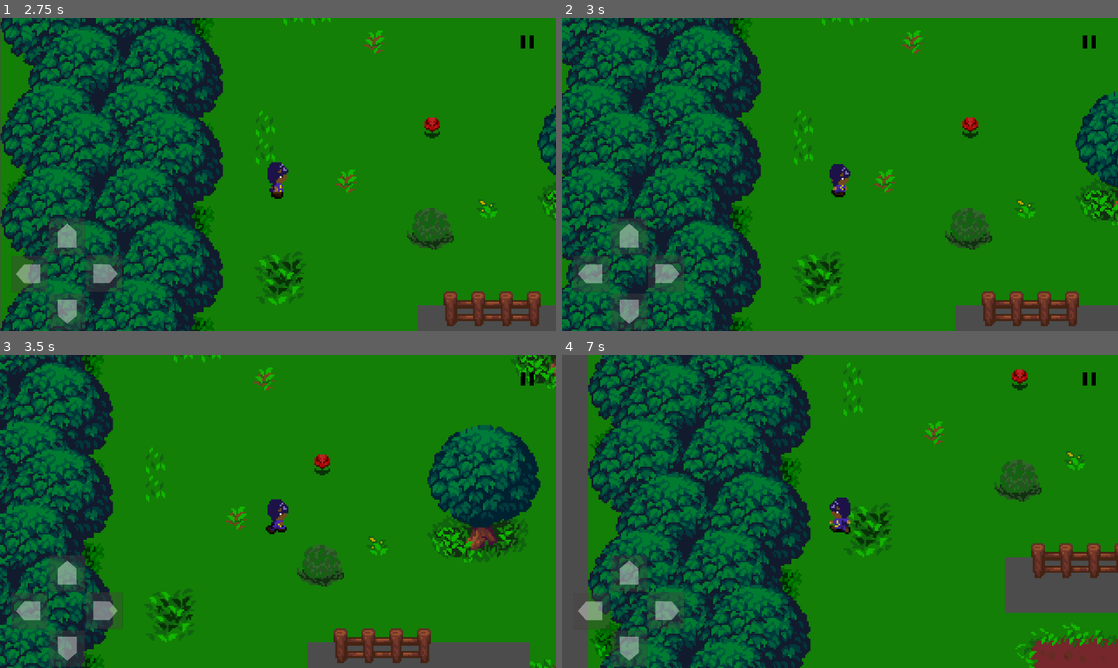
Above: before the commit, frames 1-4 (two rows, left to right).
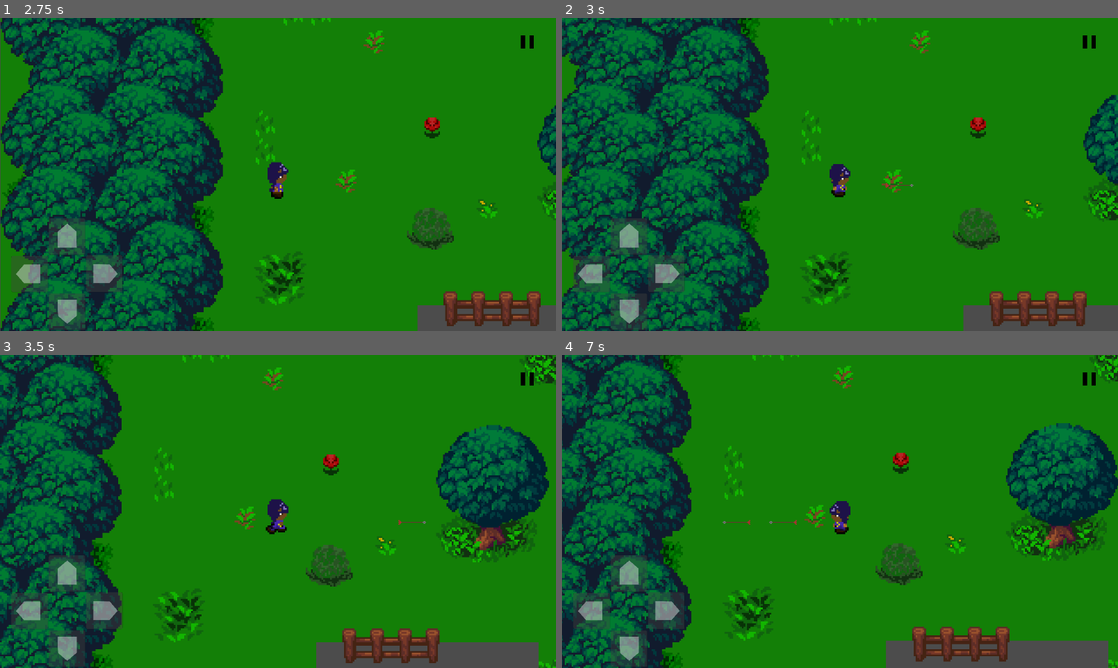
Above: after the commit, the same moments.

Repository: SynT8735/Blackout
Game: Godot game, scene res://Scenes/Menu/Menu.tscn
Two runs of this game, one before a commit and one after it. Both use one fixed random seed, a clock stepped at 60 frames per second and the inputs below.
Inputs (mouse positions are in pixels of both pictures, inside the frame that each line leads up to):
- Up to frame 1 (2.75 s): click "Jogar" at 0.5 s; click (528, 43) at 1.25 s; click "Voltar ao jogo" at 2 s
- Up to frame 2 (3 s): tap Enter (ui_accept) at 2.75 s; hold Right (ui_right) from 2.78 s (still down); hold Enter (ui_accept) from 2.78 s (still down)
- Up to frame 3 (3.5 s): keep holding Right (ui_right); keep holding Enter (ui_accept)
- Up to frame 4 (7 s): release Right (ui_right) at 3.53 s; release Enter (ui_accept) at 3.53 s; hold Down (ui_down) 3.53-4.28 s; tap Enter (ui_accept) at 3.6, 3.77, 4.07, 5.1, 5.27, 5.57, 6.6, 6.77 s; hold Right (ui_right) 4.28-5.03 s; hold Enter (ui_accept) 4.28-5.03 s; hold Up (ui_up) 5.03-5.78 s; hold Enter (ui_accept) 5.78-6.53 s; hold Left (ui_left) from 5.78 s (still down)

Frame 1 is identical in both runs. In frame 2, 28% of the frame differs, in the area x 0-100%, y 0-100%; in frame 3, 22%; in frame 4, 56%.

Commit message:
added shooting capability to player

Diff:
--- a/Blackout/Organizado/Scenes/player.tscn
+++ b/Blackout/Organizado/Scenes/player.tscn
@@ -39,5 +39,6 @@
 
 [node name="AnimationPlayer" type="AnimationPlayer" parent="."]
 anims/taking_damage = SubResource( 1 )
-[connection signal="area_entered" from="Area2D" to="." method="_on_Area2D_area_entered"]
+
+[node name="Tween" type="Tween" parent="."]
 [connection signal="body_entered" from="Area2D" to="." method="_on_Area2D_body_entered"]
--- a/Blackout/Organizado/assets/anim/player_anim.tres
+++ b/Blackout/Organizado/assets/anim/player_anim.tres
@@ -1,26 +1,27 @@
-[gd_resource type="SpriteFrames" load_steps=22 format=2]
+[gd_resource type="SpriteFrames" load_steps=23 format=2]
 
 [ext_resource path="res://assets/sprites/PNG/sprites/Zell/Idle/idle_side.png" type="Texture" id=1]
-[ext_resource path="res://assets/sprites/PNG/sprites/Zell/Walk/side/walk_side_0.png" type="Texture" id=2]
-[ext_resource path="res://assets/sprites/PNG/sprites/Zell/Walk/side/walk_side_1.png" type="Texture" id=3]
-[ext_resource path="res://assets/sprites/PNG/sprites/Zell/Walk/side/walk_side_2.png" type="Texture" id=4]
-[ext_resource path="res://assets/sprites/PNG/sprites/Zell/Walk/side/walk_side_3.png" type="Texture" id=5]
-[ext_resource path="res://assets/sprites/PNG/sprites/Zell/Walk/side/walk_side_4.png" type="Texture" id=6]
-[ext_resource path="res://assets/sprites/PNG/sprites/Zell/Walk/side/walk_side_5.png" type="Texture" id=7]
-[ext_resource path="res://assets/sprites/PNG/sprites/Zell/Walk/up/walk_up_0.png" type="Texture" id=8]
-[ext_resource path="res://assets/sprites/PNG/sprites/Zell/Walk/up/walk_up_1.png" type="Texture" id=9]
-[ext_resource path="res://assets/sprites/PNG/sprites/Zell/Walk/up/walk_up_2.png" type="Texture" id=10]
-[ext_resource path="res://assets/sprites/PNG/sprites/Zell/Walk/up/walk_up_3.png" type="Texture" id=11]
-[ext_resource path="res://assets/sprites/PNG/sprites/Zell/Walk/up/walk_up_4.png" type="Texture" id=12]
-[ext_resource path="res://assets/sprites/PNG/sprites/Zell/Walk/up/walk_up_5.png" type="Texture" id=13]
-[ext_resource path="res://assets/sprites/PNG/sprites/Zell/Idle/idle_down.png" type="Texture" id=14]
-[ext_resource path="res://assets/sprites/PNG/sprites/Zell/Walk/down/sprite_0.png" type="Texture" id=15]
-[ext_resource path="res://assets/sprites/PNG/sprites/Zell/Walk/down/sprite_1.png" type="Texture" id=16]
-[ext_resource path="res://assets/sprites/PNG/sprites/Zell/Walk/down/sprite_2.png" type="Texture" id=17]
-[ext_resource path="res://assets/sprites/PNG/sprites/Zell/Walk/down/sprite_3.png" type="Texture" id=18]
-[ext_resource path="res://assets/sprites/PNG/sprites/Zell/Walk/down/sprite_4.png" type="Texture" id=19]
-[ext_resource path="res://assets/sprites/PNG/sprites/Zell/Walk/down/sprite_5.png" type="Texture" id=20]
-[ext_resource path="res://assets/sprites/PNG/sprites/Zell/Idle/idle_up.png" type="Texture" id=21]
+[ext_resource path="res://assets/sprites/PNG/sprites/Zell/Walk/down/sprite_0.png" type="Texture" id=2]
+[ext_resource path="res://assets/sprites/PNG/sprites/Zell/Walk/down/sprite_1.png" type="Texture" id=3]
+[ext_resource path="res://assets/sprites/PNG/sprites/Zell/Walk/down/sprite_2.png" type="Texture" id=4]
+[ext_resource path="res://assets/sprites/PNG/sprites/Zell/Walk/down/sprite_3.png" type="Texture" id=5]
+[ext_resource path="res://assets/sprites/PNG/sprites/Zell/Walk/down/sprite_4.png" type="Texture" id=6]
+[ext_resource path="res://assets/sprites/PNG/sprites/Zell/Walk/down/sprite_5.png" type="Texture" id=7]
+[ext_resource path="res://assets/sprites/PNG/sprites/Zell/Idle/idle_up.png" type="Texture" id=8]
+[ext_resource path="res://assets/sprites/PNG/sprites/Zell/Idle/idle_down.png" type="Texture" id=9]
+[ext_resource path="res://assets/sprites/PNG/sprites/Zell/Walk/side/walk_side_0.png" type="Texture" id=10]
+[ext_resource path="res://assets/sprites/PNG/sprites/Zell/Walk/side/walk_side_1.png" type="Texture" id=11]
+[ext_resource path="res://assets/sprites/PNG/sprites/Zell/Walk/side/walk_side_2.png" type="Texture" id=12]
+[ext_resource path="res://assets/sprites/PNG/sprites/Zell/Walk/side/walk_side_3.png" type="Texture" id=13]
+[ext_resource path="res://assets/sprites/PNG/sprites/Zell/Walk/side/walk_side_4.png" type="Texture" id=14]
+[ext_resource path="res://assets/sprites/PNG/sprites/Zell/Walk/side/walk_side_5.png" type="Texture" id=15]
+[ext_resource path="res://assets/sprites/PNG/sprites/Zell/Walk/up/walk_up_0.png" type="Texture" id=16]
+[ext_resource path="res://assets/sprites/PNG/sprites/Zell/Walk/up/walk_up_1.png" type="Texture" id=17]
+[ext_resource path="res://assets/sprites/PNG/sprites/Zell/Walk/up/walk_up_2.png" type="Texture" id=18]
+[ext_resource path="res://assets/sprites/PNG/sprites/Zell/Walk/up/walk_up_3.png" type="Texture" id=19]
+[ext_resource path="res://assets/sprites/PNG/sprites/Zell/Walk/up/walk_up_4.png" type="Texture" id=20]
+[ext_resource path="res://assets/sprites/PNG/sprites/Zell/Walk/up/walk_up_5.png" type="Texture" id=21]
+[ext_resource path="res://assets/sprites/Zell-attack-side-weapon.png" type="Texture" id=22]
 
 [resource]
 animations = [ {
@@ -31,26 +32,31 @@
 }, {
 "frames": [ ExtResource( 2 ), ExtResource( 3 ), ExtResource( 4 ), ExtResource( 5 ), ExtResource( 6 ), ExtResource( 7 ) ],
 "loop": true,
+"name": "Walk_Down",
+"speed": 8.0
+}, {
+"frames": [ ExtResource( 8 ) ],
+"loop": false,
+"name": "Idle_Back",
+"speed": 8.0
+}, {
+"frames": [ ExtResource( 9 ) ],
+"loop": true,
+"name": "Idle_Front",
+"speed": 8.0
+}, {
+"frames": [ ExtResource( 10 ), ExtResource( 11 ), ExtResource( 12 ), ExtResource( 13 ), ExtResource( 14 ), ExtResource( 15 ) ],
+"loop": true,
 "name": "Run",
 "speed": 8.0
 }, {
-"frames": [ ExtResource( 8 ), ExtResource( 9 ), ExtResource( 10 ), ExtResource( 11 ), ExtResource( 12 ), ExtResource( 13 ) ],
+"frames": [ ExtResource( 16 ), ExtResource( 17 ), ExtResource( 18 ), ExtResource( 19 ), ExtResource( 20 ), ExtResource( 21 ) ],
 "loop": true,
 "name": "Walk_Up",
 "speed": 8.0
 }, {
-"frames": [ ExtResource( 14 ) ],
+"frames": [ ExtResource( 22 ) ],
 "loop": true,
-"name": "Idle_Front",
-"speed": 8.0
-}, {
-"frames": [ ExtResource( 15 ), ExtResource( 16 ), ExtResource( 17 ), ExtResource( 18 ), ExtResource( 19 ), ExtResource( 20 ) ],
-"loop": true,
-"name": "Walk_Down",
-"speed": 8.0
-}, {
-"frames": [ ExtResource( 21 ) ],
-"loop": false,
-"name": "Idle_Back",
-"speed": 8.0
+"name": "Attack_Bow",
+"speed": 5.0
 } ]
--- a/Blackout/Organizado/assets/scripts/KinematicBody2D.gd
+++ b/Blackout/Organizado/assets/scripts/KinematicBody2D.gd
@@ -1,4 +1,6 @@
 extends KinematicBody2D
+
+const arrow = preload("res://Scenes/Arrow.tscn")
 
 export (int) var speed = 100
 export (int) var knockback_speed = 500
@@ -6,21 +8,26 @@
 onready var area = $Area2D
 onready var sprite = $AnimatedSprite
 onready var animation_player = $AnimationPlayer
+onready var tween = $Tween
 
 var touch_left := false
 var touch_right := false
 var touch_up := false
 var touch_down := false
 
+var charging_bow = false
+var bow_power = 0
+var bow_damage = 0
+
 var velocity := Vector2()
 var is_taking_damage = false
 
 func get_input():
 	# Basically just turning input values into single boolean variables
-	var move_right = Input.is_action_pressed("ui_right") or touch_right
-	var move_left = Input.is_action_pressed("ui_left") or touch_left
-	var move_up = Input.is_action_pressed("ui_up") or touch_up
-	var move_down = Input.is_action_pressed("ui_down") or touch_down
+	var move_right = (Input.is_action_pressed("ui_right") or touch_right) and not charging_bow
+	var move_left =( Input.is_action_pressed("ui_left") or touch_left) and not charging_bow
+	var move_up = (Input.is_action_pressed("ui_up") or touch_up) and not charging_bow
+	var move_down = (Input.is_action_pressed("ui_down") or touch_down) and not charging_bow
 
 	# Initializing variables
 	var x_movement = 0
@@ -43,14 +50,33 @@
 		elif move_down:
 			sprite.play("Walk_Down")
 	else:
-		if Input.is_action_just_released("ui_up"):
+		if Input.is_action_just_released("ui_up") and not charging_bow:
 			sprite.play("Idle_Back")
-		elif Input.is_action_just_released("ui_down"):
+		elif Input.is_action_just_released("ui_down") and not charging_bow:
 			sprite.play("Idle_Front")
-		elif Input.is_action_just_released("ui_left") or Input.is_action_just_released("ui_right"):
+		elif (Input.is_action_just_released("ui_left") or Input.is_action_just_released("ui_right")) and not charging_bow:
 			sprite.play("Idle")
 	var move_to = Vector2(x_movement * speed, y_movement * speed)
 	velocity = lerp(velocity, move_to, 0.2)
+
+func get_attack_input():
+	if Input.is_action_pressed("ui_accept") and not charging_bow:
+		charging_bow = true
+		velocity = Vector2.ZERO
+		sprite.play("Attack_Bow")
+		tween.interpolate_property(self, "bow_power", 3, 8, 5, Tween.TRANS_LINEAR, Tween.EASE_IN_OUT)
+		tween.start()
+	elif Input.is_action_just_released("ui_accept"):
+		charging_bow = false
+		tween.stop(self, "bow_power")
+		sprite.play("Idle")
+		var arrow_instance = arrow.instance()
+		var direction = -1 if sprite.flip_h else 1
+		arrow_instance.init(direction, bow_power)
+		get_parent().add_child(arrow_instance)
+		arrow_instance.global_position = global_position
+		arrow_instance.global_position.x += 16 * direction
+		bow_power = 0
 
 func _on_left_pressed():
 	touch_left = true
@@ -65,24 +91,29 @@
 	touch_up = true
 
 func _on_left_released():
-	touch_left = false
-	sprite.play("Idle")
+	if not charging_bow:
+		touch_left = false
+		sprite.play("Idle")
 
 func _on_right_released():
-	touch_right = false
-	sprite.play("Idle")
+	if not charging_bow:
+		touch_right = false
+		sprite.play("Idle")
 
 func _on_down_released():
-	touch_down = false
-	sprite.play("Idle_Front")
+	if not charging_bow:
+		touch_down = false
+		sprite.play("Idle_Front")
 
 func _on_up_released():
-	touch_up = false
-	sprite.play("Idle_Back")
+	if not charging_bow:
+		touch_up = false
+		sprite.play("Idle_Back")
 
 # warning-ignore:unused_argument
 func _physics_process(delta):
 	get_input()
+	get_attack_input()
 	check_for_overlap()
 	velocity = move_and_slide(velocity)
 
